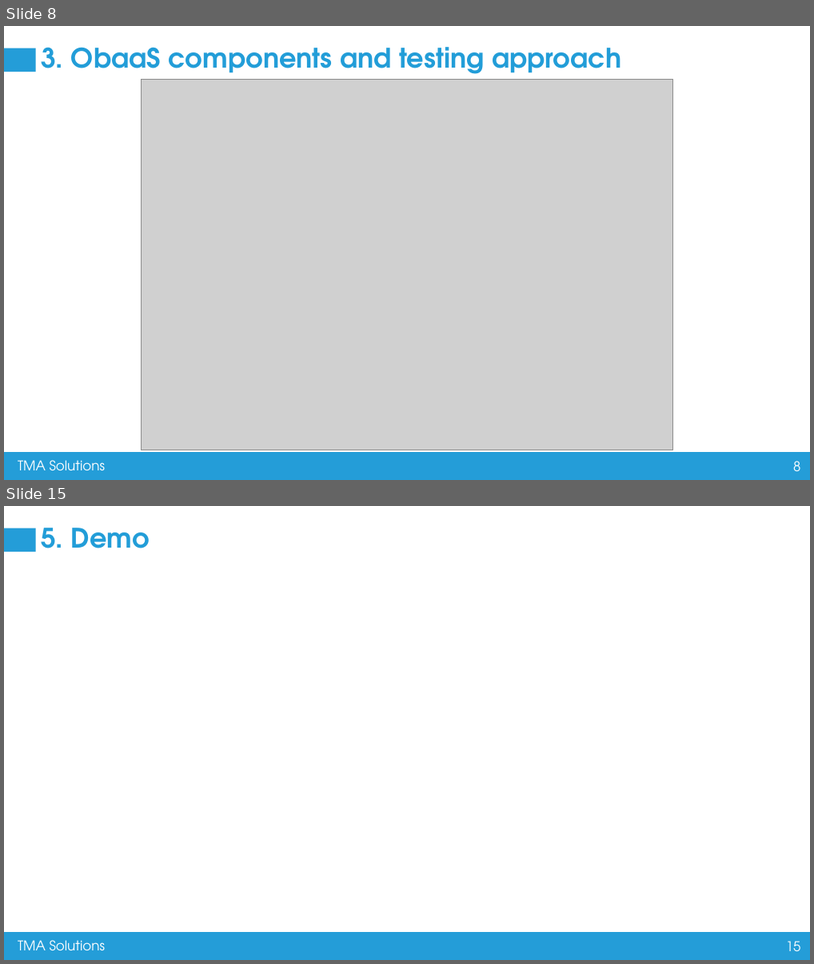
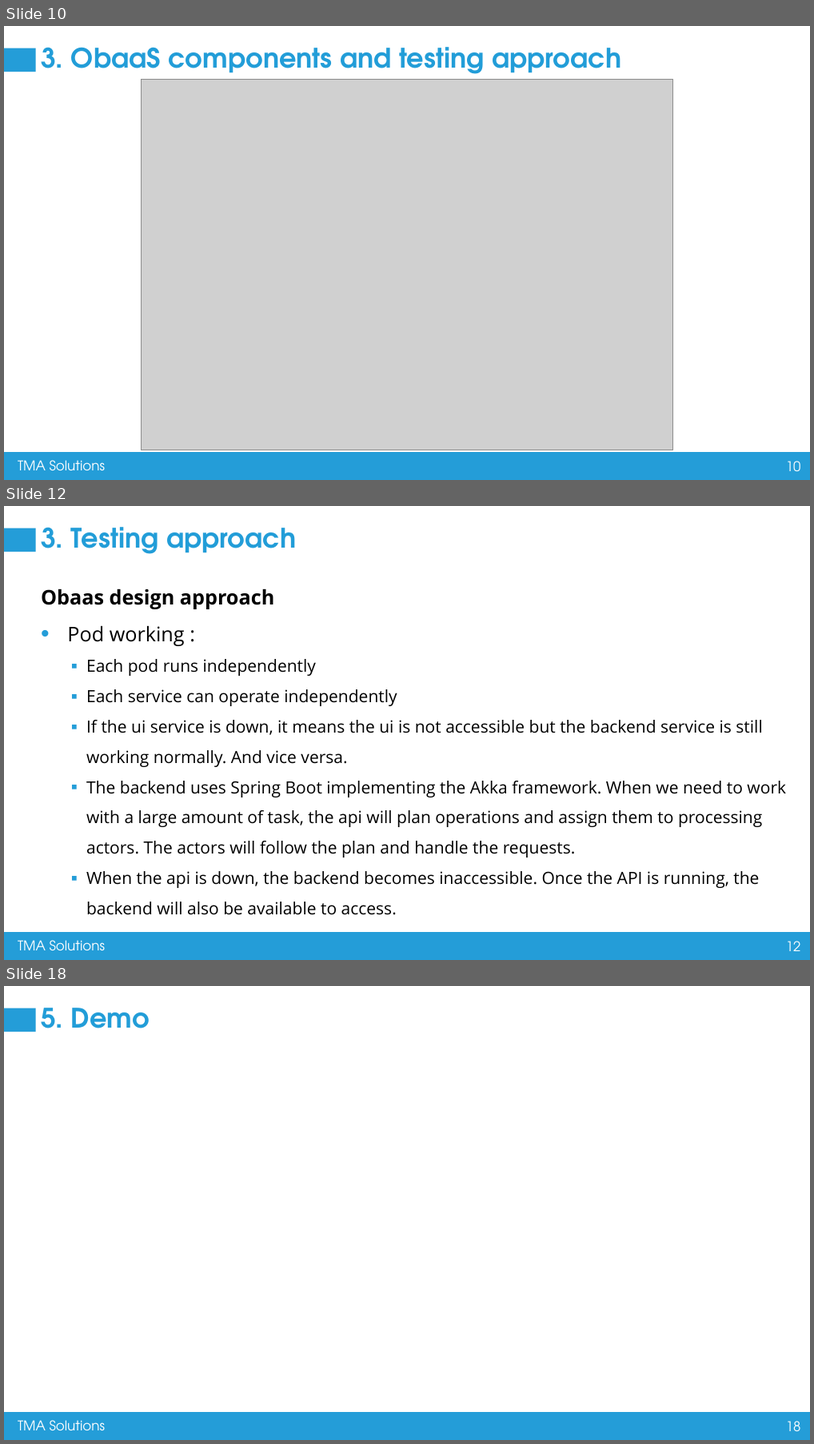
Before and after one commit to nguyenvanhuy0612/flutter_training, a slide deck: Containerization and Microservices Testing.pptx. Shown one above the other, each under a label of ours: slides 8 and 15 before the commit, slides 10, 12 and 18 after it; the slides between them are not shown. The pictures are 814x964 and 814x1444 pixels, drawn with LibreOffice and Linux fonts; fonts in the diff are those of the drawing; grey boxes stand for pictures. Boxes give left, top, right and bottom in pixels: in the first picture for what was removed or moved away, otherwise in the second. Text is boxed around its words. In the diff, an @@ line names an element or a change of style, - is before the commit and + after.

```diff
--- a/Containerization and Microservices Testing.pptx
+++ b/Containerization and Microservices Testing.pptx
@@ slide 12 added at bbox=[4, 506, 810, 960], background #FFFFFF; not listed: 4 template elements that a slide beside it also shows @@
@@ title added at bbox=[41, 527, 296, 554], 32 pt, text #229DD8, bold @@
+3. Testing approach
@@ text added at bbox=[41, 589, 786, 915], 20 pt, text #000000 @@
+Obaas design approach
+• Pod working :
+  ▪ Each pod runs independently
+  ▪ Each service can operate independently
+  ▪ If the ui service is down, it means the ui is not accessible but the backend service is still working normally. And vice versa.
+  ▪ The backend uses Spring Boot implementing the Akka framework. When we need to work with a large amount of task, the api will plan operations and assign them to processing actors. The actors will follow the plan and handle the requests.
+  ▪ When the api is down, the backend becomes inaccessible. Once the API is running, the backend will also be available to access.
@@ what was slide 8 is now slide 10 @@
@@ page number at bbox=[786, 460, 802, 471]: text changed @@
-8
+10
@@ what was slide 15 is now slide 18 @@
@@ page number at bbox=[786, 1420, 802, 1431]: text changed @@
-15
+18
```
Also in this commit, not shown: 5 slides changed, 8 other slides added, 13 slides removed.
